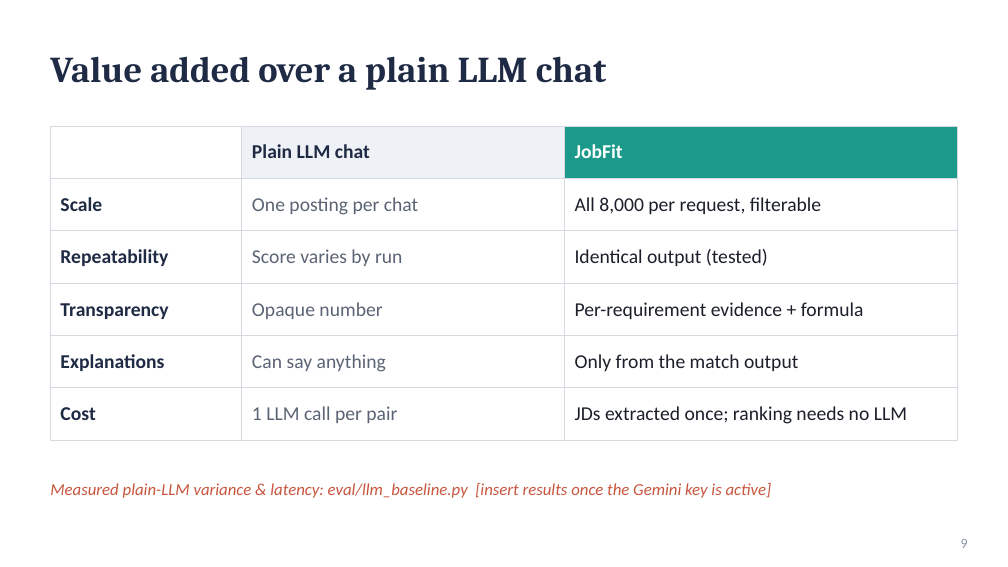
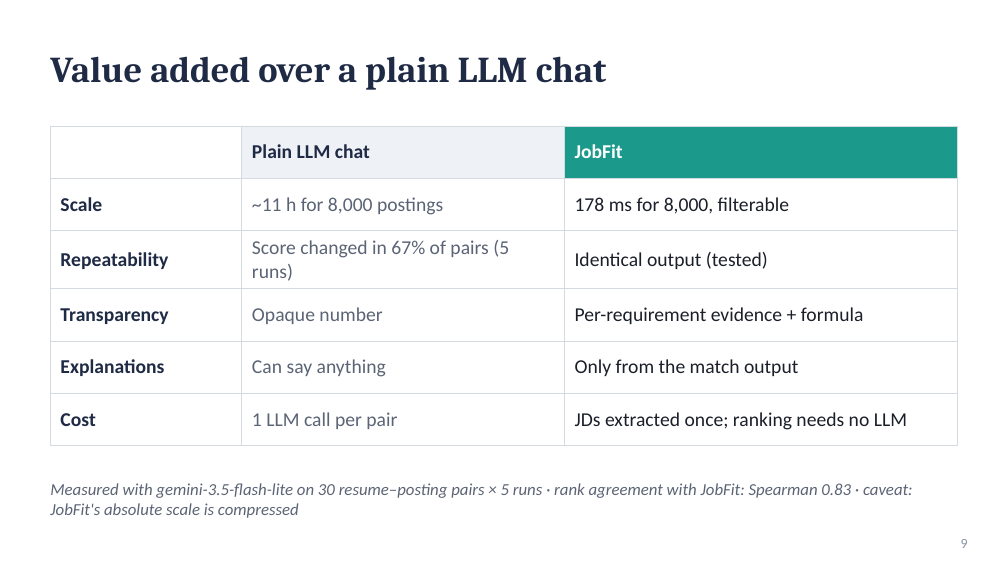
Before and after one commit to ml5384-sys/genai_project, a slide deck: slide 9 of docs/JobFit_Presentation.pptx. Drawn at 1008x567 pixels with LibreOffice and Linux fonts; fonts in the diff are those of the drawing. Boxes give left, top, right and bottom in pixels: in the first picture for what was removed or moved away, otherwise in the second. Text is boxed around its words. In the diff, an @@ line names an element or a change of style, - is before the commit and + after.

```diff
--- a/docs/JobFit_Presentation.pptx
+++ b/docs/JobFit_Presentation.pptx
@@ table at (50,126,958,434) @@
-row 2, column 2: One posting per chat
+row 2, column 2: ~11 h for 8,000 postings
-row 2, column 3: All 8,000 per request, filterable
+row 2, column 3: 178 ms for 8,000, filterable
-row 3, column 2: Score varies by run
+row 3, column 2: Score changed in 67% of pairs (5 runs)
@@ text at (50,483,913,518): text changed; text colour #C8553D to #5B6475 @@
-Measured plain-LLM variance & latency: eval/llm_baseline.py [insert results once the Gemini key is active]
+Measured with gemini-3.5-flash-lite on 30 resume–posting pairs × 5 runs · rank agreement with JobFit: Spearman 0.83 · caveat: JobFit's absolute scale is compressed
```
Also in this commit, not shown: 1 other slide changed, 15 other files.
